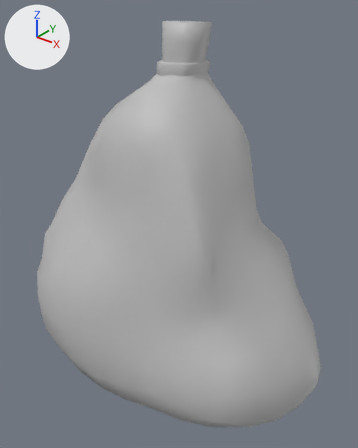
Before and after pictures for a commit that changed the FBX model Assets/Resources/Prefabs/Rubbish/Data/Rubbish_bag1.fbx.
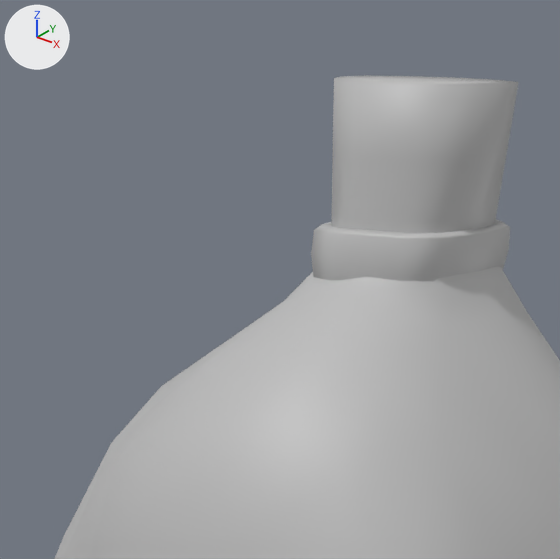
The first picture shows the older version from a camera (50 mm lens) standing at (0.0143, -0.0207, 0.0164) and looking at (-0.0012, -0.0013, 0.0044). The close-ups show both versions on the part from 20% to 62% of the width and 0% to 34% of the height of that picture; other places that the commit changed are outside them. Arrows for +X, +Y and +Z are at upper left; the lights stay in place. Where no turn or scale is listed for an object, it has been applied to the vertices.

Objects in the first close-up: 'polySurface2', 'rubbish_bag'.
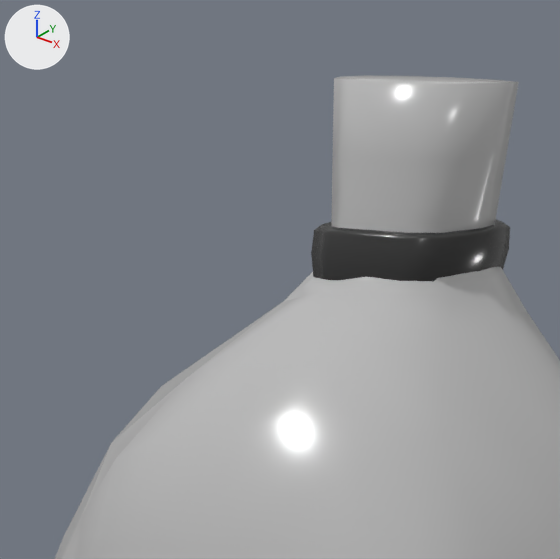
What differs and where, as boxes [x1, y1, x2, y2] in the close-ups (560 x 559 px):
'polySurface2', recoloured, surface changed (grey to black): [311, 219, 510, 282] in both

Diff of the bpy script that builds the scene:
```diff
--- a/Assets/Resources/Prefabs/Rubbish/Data/Rubbish_bag1.fbx.py
+++ b/Assets/Resources/Prefabs/Rubbish/Data/Rubbish_bag1.fbx.py
@@ img_rubbish_01_base_color_jpg @@
+img_rubbish_01_base_color_jpg = load_image('rubbish_01_Base_Color.jpg', '../../../../Textures/rubbish_01_Base_Color.jpg', 4096, 4096, 'sRGB')
@@ mat_aistandardsurface1 @@
+mat_aistandardsurface1 = principled_material('aiStandardSurface1')
+mat_aistandardsurface1.texture = img_rubbish_01_base_color_jpg
+mat_aistandardsurface1.roughness = 0.2
@@ me_mesh @@
 me_mesh.from_pydata(...)  # 434 vertices, 432 faces; spans x -0.0099..0.0097, y -0.0065..0.0065, z -0.0098..0.0098
-me_mesh.materials.append(mat_lambert1)  # grey #bcbcbc
+me_mesh.materials.append(mat_aistandardsurface1)  # picture img_rubbish_01_base_color_jpg
@@ me_mesh_001 @@
 me_mesh_001.from_pydata(...)  # 96 vertices, 96 faces; spans x -0.00109..0.00107, y -0.00113..0.00129, z -0.00036..0.00036
 # used by ob_polysurface2; location = (-0.00172, -0.00037, 0.01263)
-me_mesh_001.materials.append(mat_lambert1)  # grey #bcbcbc
+# me_mesh_001 part 1: texture (UV) coordinates of 96 of 96 faces, centred in x -0.00101..0.001, y -0.00107..0.00128, z -0.00032..0.00032, changed; they spanned u 0.44..0.56, v 0.38..0.44 and now span u 0.72..0.79, v 0.71..0.74
+me_mesh_001.materials.append(mat_aistandardsurface1)  # picture img_rubbish_01_base_color_jpg
```
